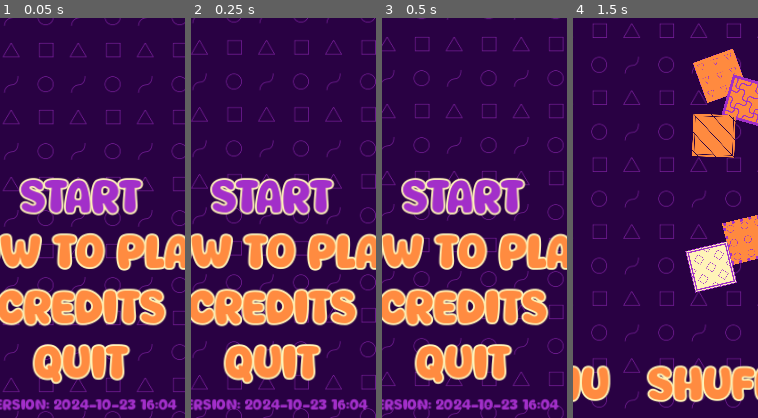
Above: before the commit, frames 1-4 (left to right).
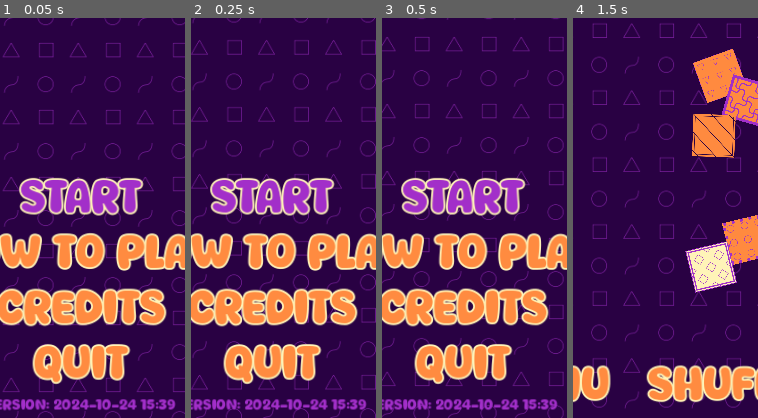
Above: after the commit, the same moments.

Repository: magopian/rummager
Game: Godot game, scene res://start_menu.tscn
The game is run twice, just before and just after one commit, with the same random seed, the same clock (stepped at 60 frames per second) and the same inputs.
Inputs:
- Up to frame 1 (0.05 s): no input
- Up to frame 2 (0.25 s): no input
- Up to frame 3 (0.5 s): no input
- Up to frame 4 (1.5 s): click "START" at 0.5 s; click "Let's go!" at 1.25 s
The pictures show only the part of the screen within x 28-78%, y 48-98%; the shares and areas given below are measured in that part.

The runs differ from the first frame. In frame 1, 0.3% of the frame differs, in the area x 68-96%, y 95-98%; in frame 2, 0.3%; in frame 3, 0.3%; in frame 4, nothing differs.

Commit message:
Bump version number

Diff:
--- a/project.godot
+++ b/project.godot
@@ -11,11 +11,11 @@
 [application]
 
 config/name="Rummager"
-config/version="2024-10-23 16:04"
+config/version="2024-10-24 15:39"
 run/main_scene="res://start_menu.tscn"
 config/features=PackedStringArray("4.3", "Mobile")
 boot_splash/image="res://assets/boot_splash.png"
-config/icon="res://icon.svg"
+config/icon="res://assets/icon.svg"
 
 [autoload]
 
@@ -38,3 +38,4 @@
 [rendering]
 
 renderer/rendering_method="mobile"
+textures/vram_compression/import_etc2_astc=true
